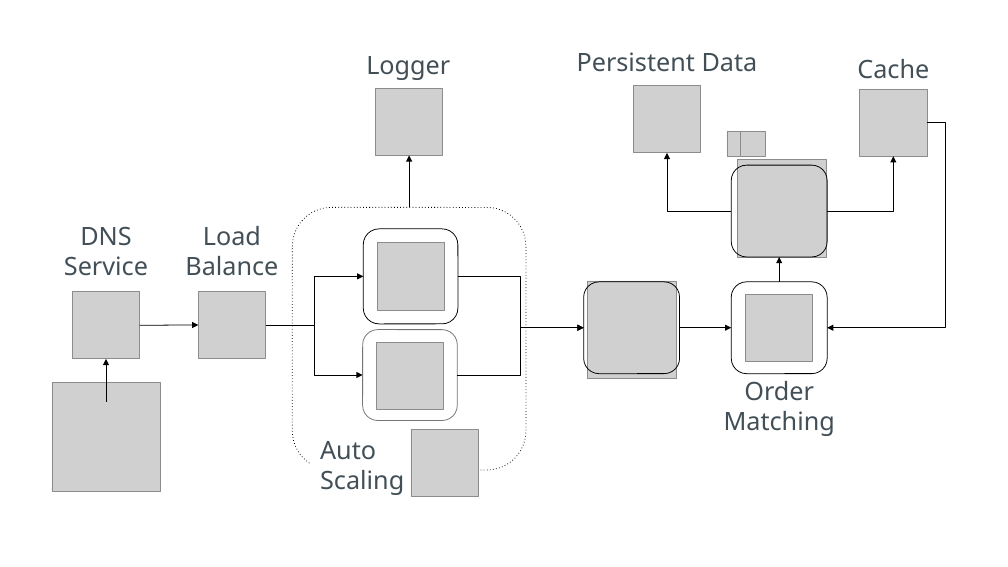
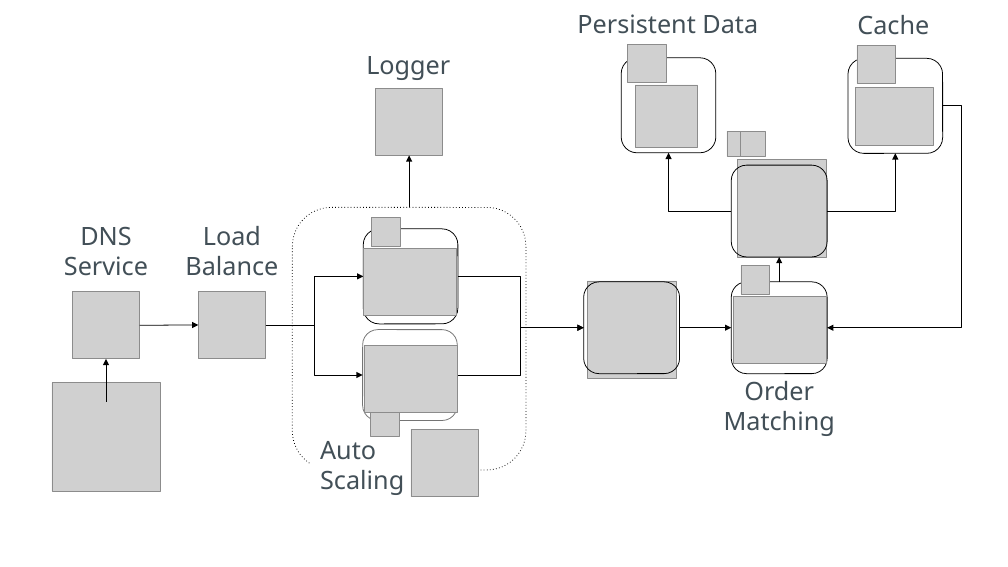
Before and after one commit to TerryChengTW/Dc3n, a slide deck: slide 13 of dc3n.pptx. Drawn at 1008x567 pixels with LibreOffice and Linux fonts; fonts in the diff are those of the drawing; grey boxes stand for pictures. Boxes give left, top, right and bottom in pixels: in the first picture for what was removed or moved away, otherwise in the second. Text is boxed around its words. In the diff, an @@ line names an element or a change of style, - is before the commit and + after.

```diff
--- a/dc3n.pptx
+++ b/dc3n.pptx
@@ text "Persistent Data": place and size @@
-text "Persistent Data" at <box>577,52,758,72</box>
+text "Persistent Data" at <box>577,14,758,34</box>
@@ text "Cache": place and size @@
-text "Cache" at <box>857,59,929,79</box>
+text "Cache" at <box>857,15,929,35</box>
@@ rounded rectangle added at <box>622,57,716,153</box>, outline #000000 0.75 pt @@
@@ picture: place and size @@
-picture at <box>634,85,701,153</box>
+picture at <box>628,45,666,83</box>
@@ rounded rectangle added at <box>848,58,943,154</box>, outline #000000 0.75 pt @@
@@ picture: place and size @@
-picture at <box>860,89,927,157</box>
+picture at <box>858,45,896,84</box>
@@ picture added at <box>635,85,698,147</box> @@
@@ picture added at <box>856,87,934,145</box> @@
@@ elbow arrow moved from (927, 123) - (827, 328) to (943, 106) - (827, 328) @@
@@ elbow arrow (731, 211) - (668, 153): route changed @@
@@ elbow arrow moved from (827, 211) - (894, 157) to (827, 211) - (895, 154) @@
@@ picture: place and size @@
-picture at <box>377,243,445,310</box>
+picture at <box>371,218,400,247</box>
@@ picture added at <box>364,248,457,315</box> @@
@@ picture: place and size @@
-picture at <box>746,294,813,361</box>
+picture at <box>741,265,770,294</box>
@@ picture added at <box>734,296,827,364</box> @@
@@ picture added at <box>364,346,457,413</box> @@
@@ picture: place and size @@
-picture at <box>377,343,444,410</box>
+picture at <box>371,408,400,436</box>
```
Also in this commit, not shown: 2 other files.
